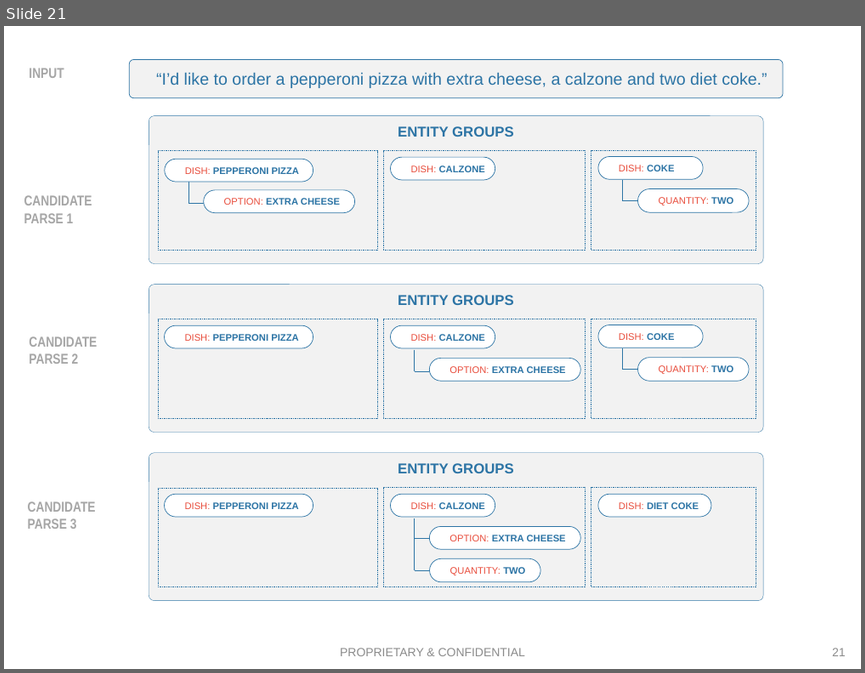
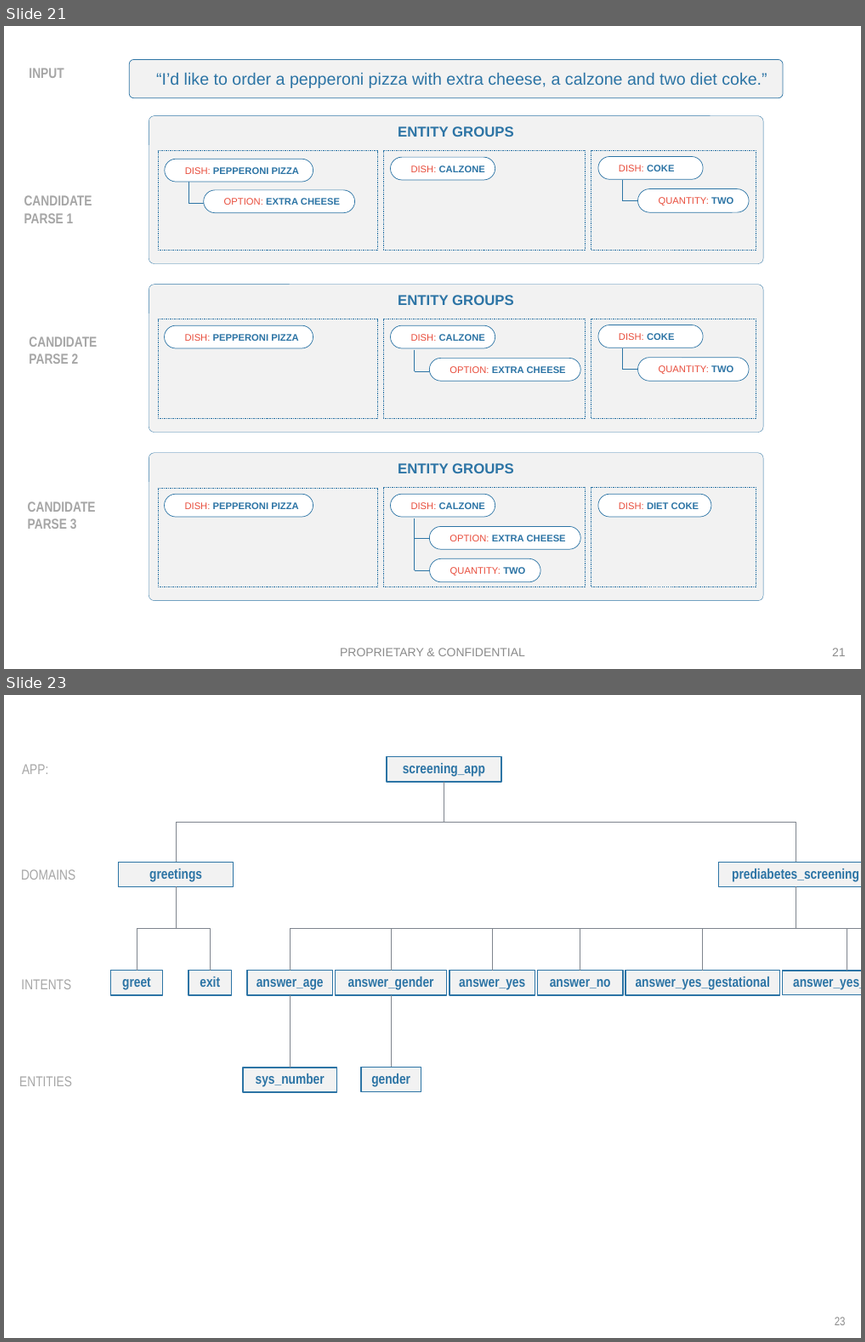
Before and after one commit to cisco/mindmeld, a slide deck: source/images/images.pptx. Shown one above the other, each under a label of ours: slide 21 before the commit, slides 21 and 23 after it; the slides between them are not shown. The pictures are 865x673 and 865x1342 pixels, drawn with LibreOffice and Linux fonts; fonts in the diff are those of the drawing. Boxes give left, top, right and bottom in pixels: in the first picture for what was removed or moved away, otherwise in the second. Text is boxed around its words. In the diff, an @@ line names an element or a change of style, - is before the commit and + after.

Commit message:
Add images for screening app

```diff
--- a/source/images/images.pptx
+++ b/source/images/images.pptx
@@ slide 23 added at bbox=[4, 695, 861, 1338], background #FFFFFF @@
@@ group added at bbox=[19, 757, 861, 1092]: 16 elbow lines, 13 rectangles, 4 texts @@
+screening_app
+prediabetes_screening
+greetings
+greet
+exit
+DOMAINS
+INTENTS
+ENTITIES
+answer_age
+answer_gender
+answer_yes
+answer_no
+sys_number
+gender
+APP:
+answer_yes_gestational
+answer_yes_family
@@ page number added at bbox=[834, 1316, 846, 1325], 10 pt, text #8C8C8C @@
+23
```
Also in this commit, not shown: 1 other slide added, 2 other files.
